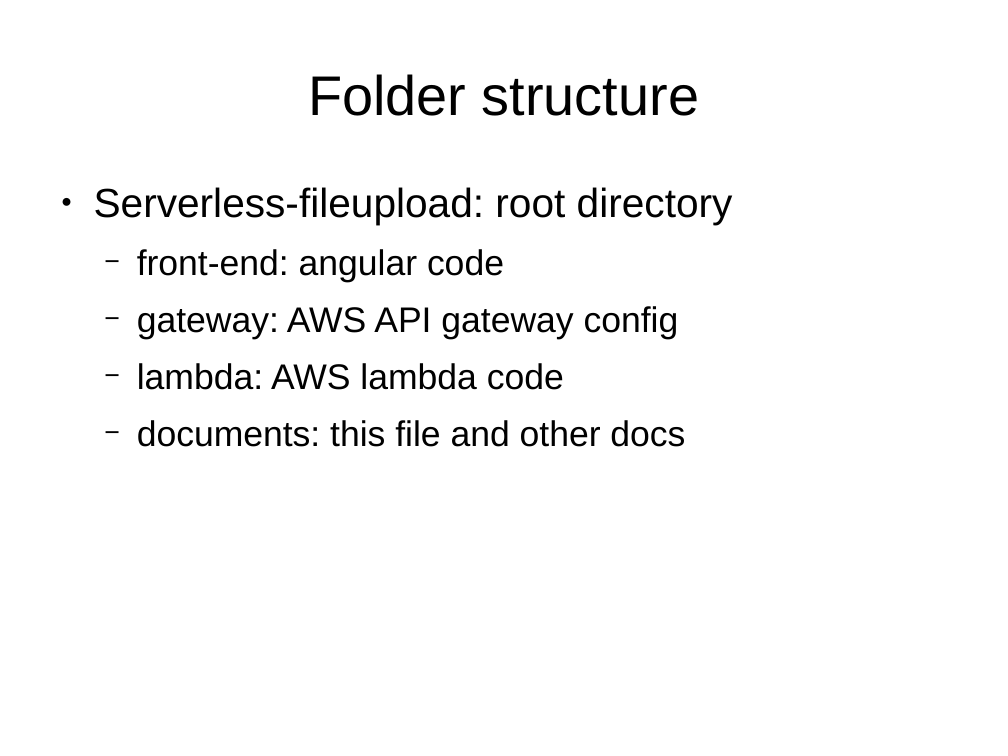
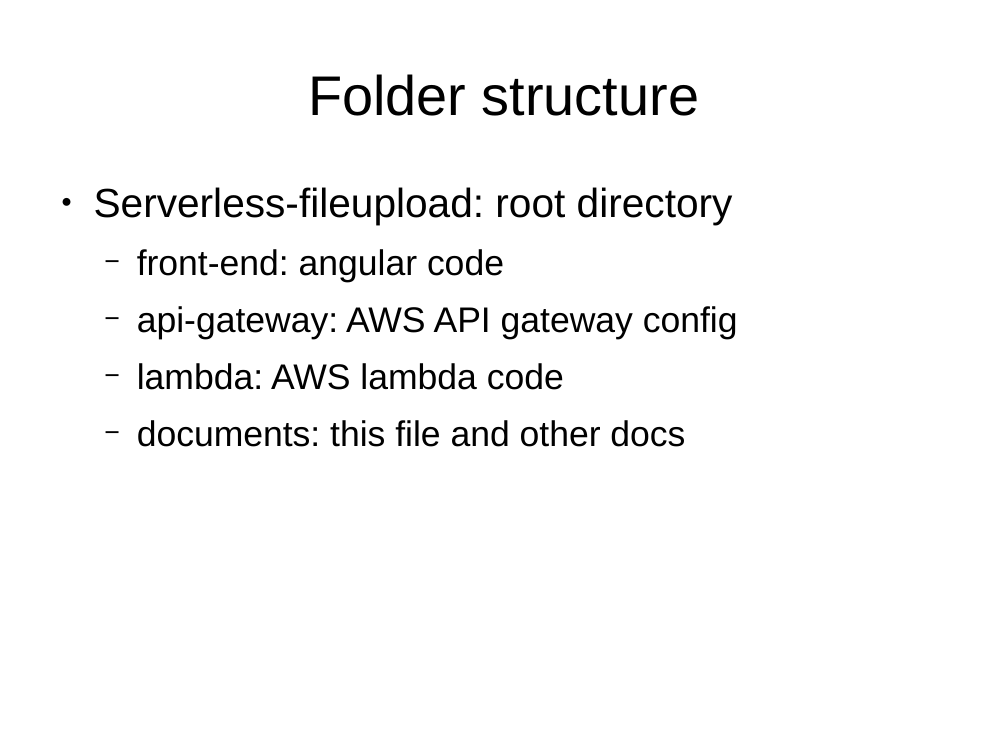
Before and after one commit to daghanacay/serverless-fileupload, a slide deck: slide 6 of documents/presentation.odp (slide 5 before the commit). Drawn at 1008x756 pixels with LibreOffice and Linux fonts; fonts in the diff are those of the drawing. Boxes give left, top, right and bottom in pixels: in the first picture for what was removed or moved away, otherwise in the second. Text is boxed around its words. In the diff, an @@ line names an element or a change of style, - is before the commit and + after.

```diff
--- a/documents/presentation.odp
+++ b/documents/presentation.odp
@@ text at [137, 306, 738, 340]: text changed @@
-  − gateway: AWS API gateway config
+  − api-gateway: AWS API gateway config
```
Also in this commit, not shown: 4 other slides changed, 5 slides added, 1 other file.
